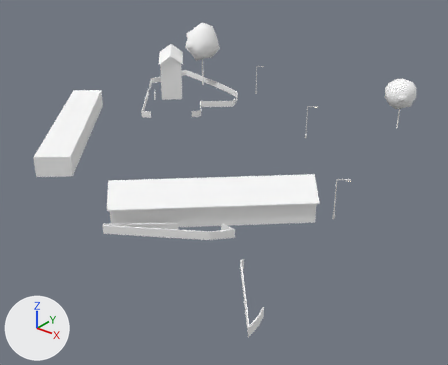
A saved change to the glTF model cities/arlov-borggatan/pack/tiles/c8_7.glb.
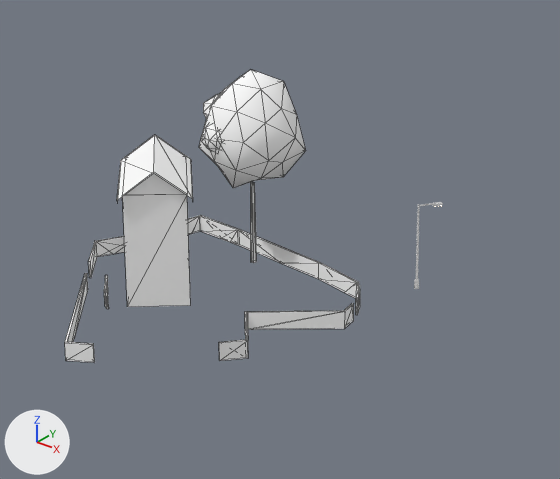
The first picture shows the older version from a 50 mm lens placed at (570.8, 378.3, 44.5), pointed at (515.0, 448.0, 1.3). The close-ups show the older and then the newer version on the part from 27% to 68% of the width and 0% to 43% of the height of that picture. Only the edits that show in the close-ups are written down. The axes (+X, +Y, +Z) are drawn at lower left. The lights are the same throughout. The close-ups show mesh edges as thin lines. Where no turn or scale is listed for an object, it has been applied to the vertices. Vertices at exactly the same position are counted once.

Names of what the first close-up shows: 'SM_Building_w208960522', 'SM_Trees_8_7', 'SM_Wall_Fence_8_7' and 1 more.
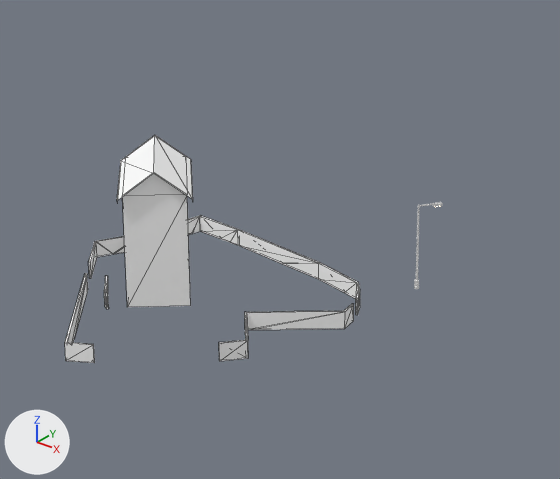
The newer file is also turned or shifted as a whole; pictures and numbers use the older file's frame.

What differs and where, as boxes [x1, y1, x2, y2] in the close-ups (560 x 479 px; the box of a moved part takes in the faces that stretch with it):
'SM_Trees_8_7', deleted
    before: [199, 70, 306, 263]
    faces in mat_m_leaf (white #ffffff): [199, 70, 306, 188]
    faces in mat_m_bark_wood (white #ffffff): [251, 182, 257, 263]
'SM_Wall_Fence_8_7', reshaped
    before: [65, 215, 360, 362]
    after: [65, 215, 360, 363]
part 1 of me_sm_wall_fence_8_7, moved or reshaped
    before: [67, 275, 344, 342]
    after: [67, 279, 86, 343]

The change in detail:
me_sm_wall_fence_8_7 is used by ob_sm_wall_fence_8_7; location (509.42, 449.08, 5.31).
me_sm_wall_fence_8_7 had 209 vertices, 296 faces and spanned x -33.3..33.3, y -31.9..31.9, z -0.8..0.8.
me_sm_wall_fence_8_7 now has 207 vertices, 292 faces and spans x -33.3..33.3, y -31.9..31.9, z -0.8..0.8.
me_sm_wall_fence_8_7 part 1: 4 vertices removed from x -19.1..-13.9, y 5.4..16.8, z -0.5..0.7; 2 vertices added at x -19.1..-14.4, y 5.4..17.0, z -0.4..0.6.
Other edits to the shape of me_sm_wall_fence_8_7 do not show in these pictures.
Object 'SM_Trees_8_7' (ob_sm_trees_8_7) is deleted.
